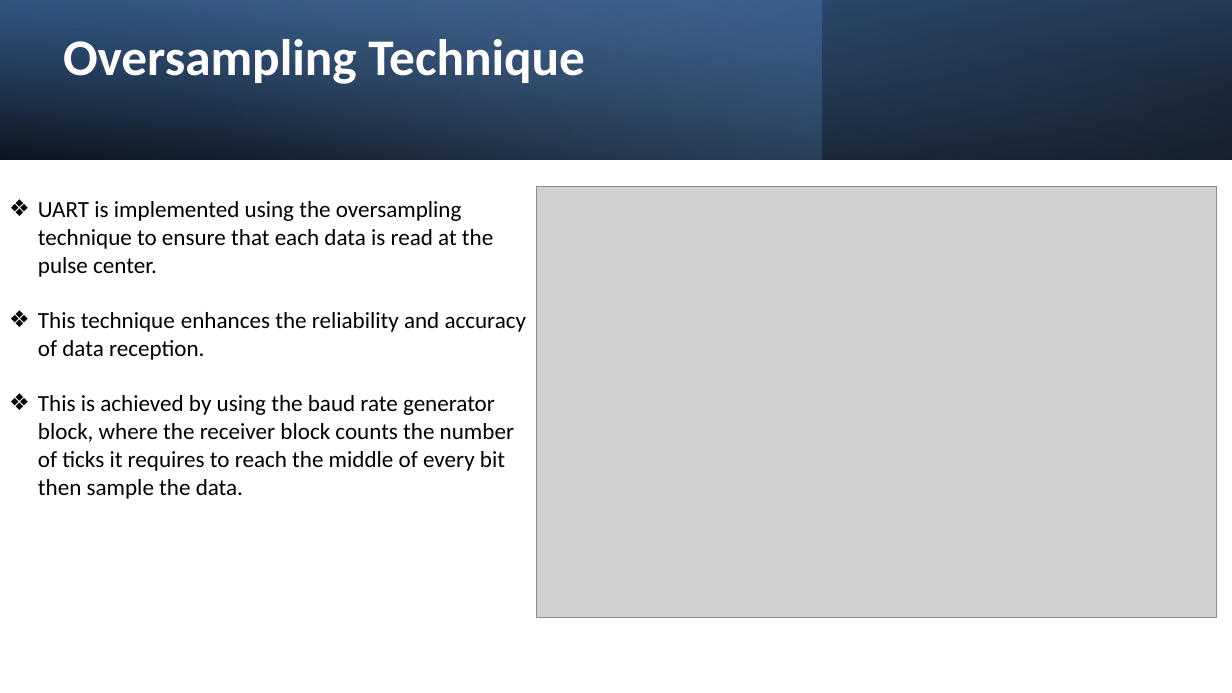
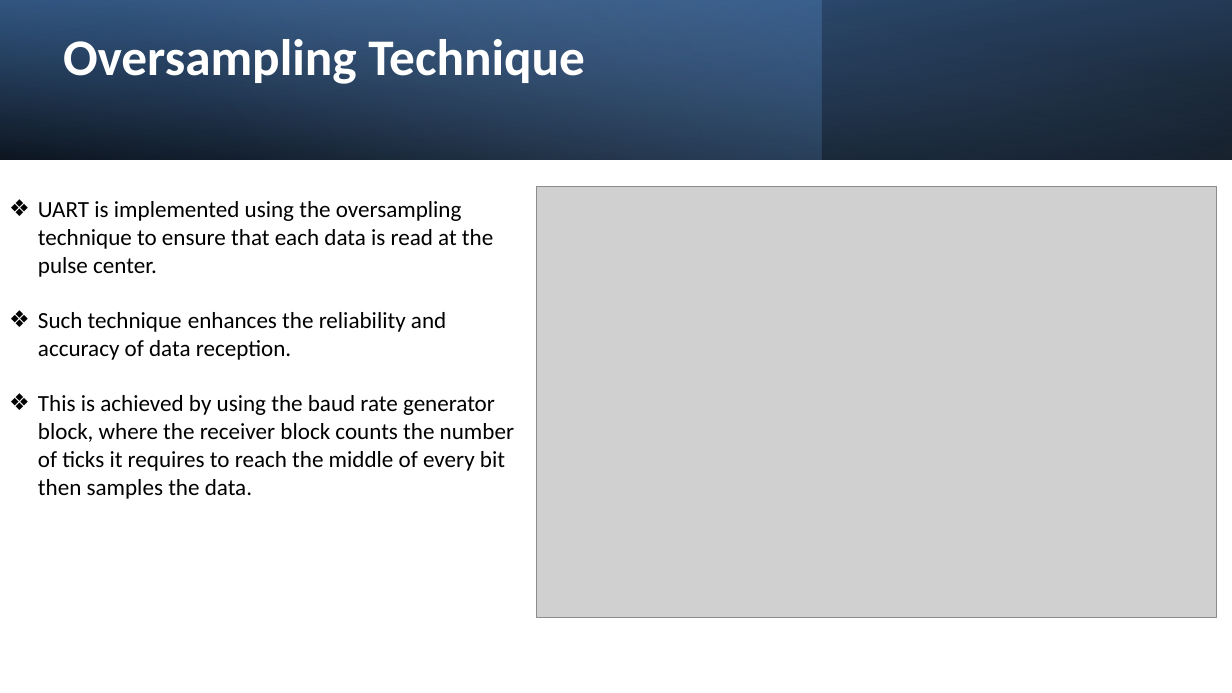
Before and after one commit to shahdramez2/UART-Protocol-verilog-proj, a slide deck: slide 5 of UART.pptx. Drawn at 1232x693 pixels with LibreOffice and Linux fonts; fonts in the diff are those of the drawing; grey boxes stand for pictures. Boxes give left, top, right and bottom in pixels: in the first picture for what was removed or moved away, otherwise in the second. Text is boxed around its words. In the diff, an @@ line names an element or a change of style, - is before the commit and + after.

```diff
--- a/UART.pptx
+++ b/UART.pptx
@@ text at bbox=[38, 312, 514, 499]: text changed @@
-❖ This technique enhances the reliability and accuracy of data reception.
-❖ This is achieved by using the baud rate generator block, where the receiver block counts the number of ticks it requires to reach the middle of every bit then sample the data.
+❖ Such technique enhances the reliability and accuracy of data reception.
+❖ This is achieved by using the baud rate generator block, where the receiver block counts the number of ticks it requires to reach the middle of every bit then samples the data.
```
Also in this commit, not shown: 3 other slides changed.
